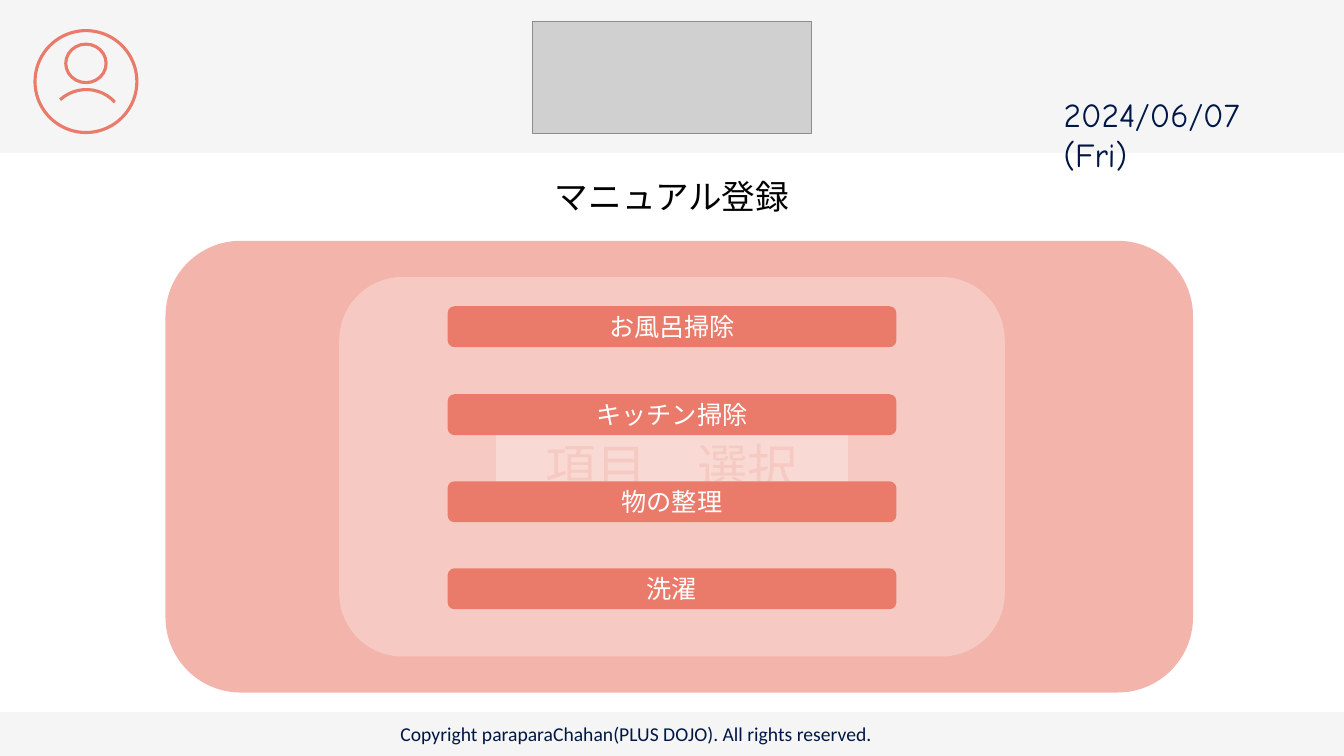
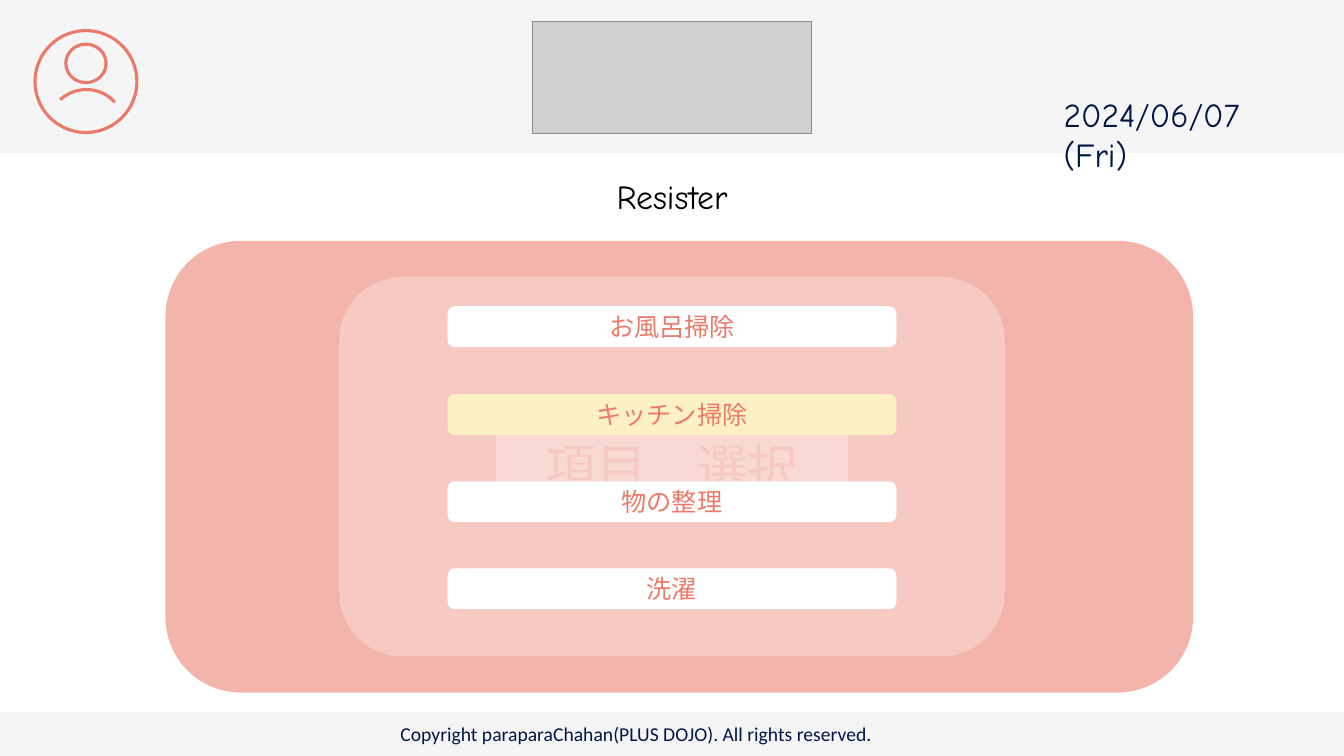
Before and after one commit to plusdojo2024/C2, a slide deck: slide 12 of doc/13_外部設計/famiLink 画面デザイン.pptx (slide 11 before the commit). Drawn at 1344x756 pixels with LibreOffice and Linux fonts; fonts in the diff are those of the drawing; grey boxes stand for pictures. Boxes give left, top, right and bottom in pixels: in the first picture for what was removed or moved away, otherwise in the second. Text is boxed around its words. In the diff, an @@ line names an element or a change of style, - is before the commit and + after.

```diff
--- a/doc/13_外部設計/famiLink 画面デザイン.pptx
+++ b/doc/13_外部設計/famiLink 画面デザイン.pptx
@@ text at [617,186,728,210]: text changed; font Noto Sans CJK JP to Comic Neue @@
-マニュアル登録
+Resister
@@ rounded rectangle "キッチン掃除" at [448,394,896,436]: text colour #FFFFFF to #EA7B6B; fill #EA7B6B to #FCF1C4 @@
@@ text colour #FFFFFF to #EA7B6B; fill #EA7B6B to #FFFFFF in 3 elements at [448,307,896,348], [448,569,896,610], [448,481,896,522] @@
```
Also in this commit, not shown: 2 other slides changed, 2 slides added.
